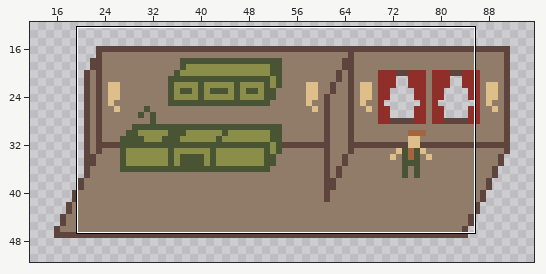
Two versions of one pixel-art file, Assets/Art/LevelArt/mockups.aseprite. The first picture is a wide view before the edit; the outline marks the close-up.
Close-up. Before:
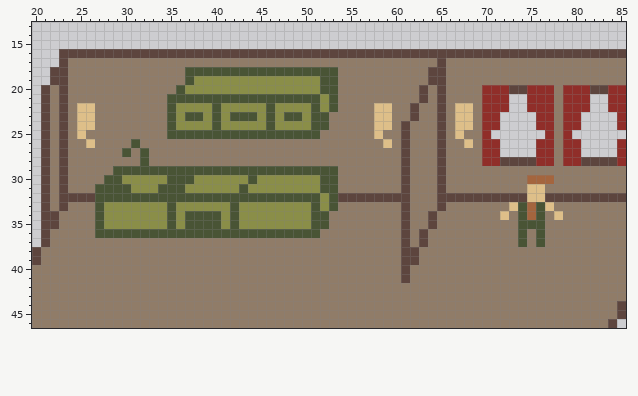
128x64 pixels, 1 frame. Shown: x 20..85, y 13..46. The wide view leaves out empty margins.
The same view after the edit:
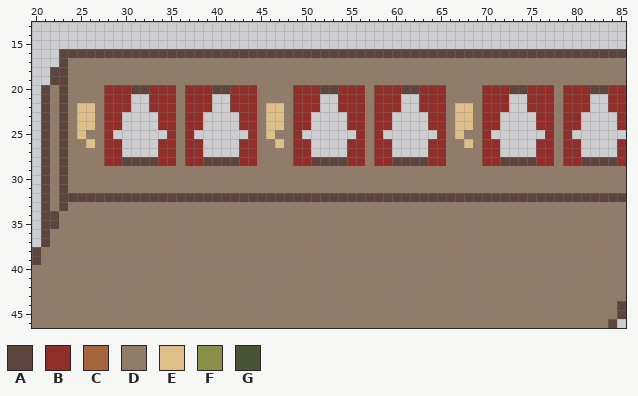
Palette (. is transparent): A #5d453e  B #902e29  C #a4653e  D #907c68  E #debf89  F #8a8e48  G #495435
Diff:
layer "Dining Car/traincar" now shown
layer "galley/traincar" now hidden
layer "galley/furniture" now hidden
layer "galley/people" now hidden
layer "galley/divider_wall" now hidden
@@ x 20..85 @@
 16 ...AAAAAAAAAAAAAAAAAAAAAAAAAAAAAAAAAAAAAAAAAAAAAAAAAAAAAAAAAAAAAAA
-17 ...ADDDDDDDDDDDDDDDDDDDDDDDDDDDDDDDDDDDDDDDDDADDDDDDDDDDDDDDDDDDDD
-18 ..AADDDDDDDDDDDDDGGGGGGGGGGGGGGGGGDDDDDDDDDDAADDDDDDDDDDDDDDDDDDDD
-19 ..AADDDDDDDDDDDDDGFFFFFFFFFFFFFFGGDDDDDDDDDDAADDDDDDDDDDDDDDDDDDDD
-20 .ADADDDDDDDDDDDDGFFFFFFFFFFFFFFFGGDDDDDDDDDADADDDDBBBAABBBDBBBAABB
-21 .ADADDDDDDDDDDDGGGGGGGGGGGGGGGGGFGDDDDDDDDDADADDDDBBB..BBBDBBB..BB
-22 .ADADEEDDDDDDDDGFFFFGFFFFFGFFFFGFGDDDDEEDDADDADEEDBBB..BBBDBBB..BB
-23 .ADADEEDDDDDDDDGFGGFGFGGGFGFGGFGGDDDDDEEDDADDADEEDBB....BBDBB....B
-24 .ADADEEDDDDDDDDGFFFFGFFFFFGFFFFGGDDDDDEEDADDDADEEDBB....BBDBB....B
-25 .ADADEDDDDDDDDDGGGGGGGGGGGGGGGGGDDDDDDEDDADDDADEDDB......BDB......
-26 .ADADDEDDDDGDDDDDDDDDDDDDDDDDDDDDDDDDDDEDADDDADDEDBB....BBDBB....B
-27 .ADADDDDDDGDGDDDDDDDDDDDDDDDDDDDDDDDDDDDDADDDADDDDBB....BBDBB....B
-28 .ADADDDDDDDDGDDDDDDDDDDDDDDDDDDDDDDDDDDDDADDDADDDDBBAAAABBDBBAAAAB
-29 .ADADDDDDGGGGGGGGGGGGGGGGGGGGGGGGGDDDDDDDADDDADDDDDDDDDDDDDDDDDDDD
-30 .ADADDDDGGFFFFFGGGFFFFFFGFFFFFFFGGDDDDDDDADDDADDDDDDDDDCCCDDDDDDDD
-31 .ADADDDGGGGFFFGGGFFFFFFGFFFFFFFFGGDDDDDDDADDDADDDDDDDDDEEDDDDDDDDD
-32 .ADAAAAGGGGGGGGGGGGGGGGGGGGGGGGGFGAAAAAAAADDDAAAAAAAAAAEEAAAAAAAAA
-33 .ADADDDGFFFFFFFGFFFFFFGFFFFFFFFGFGDDDDDDDADDDADDDDDDDEGCGEDDDDDDDD
-34 .AADDDDGFFFFFFFGFGGGGFGFFFFFFFFGGDDDDDDDDADDADDDDDDDEDGCGDEDDDDDDD
-35 .AADDDDGFFFFFFFGFGGGGFGFFFFFFFFGGDDDDDDDDADDADDDDDDDDDGGGDDDDDDDDD
-36 .ADDDDDGGGGGGGGGGGGGGGGGGGGGGGGGDDDDDDDDDADADDDDDDDDDDGDGDDDDDDDDD
-37 .ADDDDDDDDDDDDDDDDDDDDDDDDDDDDDDDDDDDDDDDADADDDDDDDDDDGDGDDDDDDDDD
-38 ADDDDDDDDDDDDDDDDDDDDDDDDDDDDDDDDDDDDDDDDAADDDDDDDDDDDDDDDDDDDDDDD
-39 ADDDDDDDDDDDDDDDDDDDDDDDDDDDDDDDDDDDDDDDDAADDDDDDDDDDDDDDDDDDDDDDD
-40 DDDDDDDDDDDDDDDDDDDDDDDDDDDDDDDDDDDDDDDDDADDDDDDDDDDDDDDDDDDDDDDDD
-41 DDDDDDDDDDDDDDDDDDDDDDDDDDDDDDDDDDDDDDDDDADDDDDDDDDDDDDDDDDDDDDDDD
+17 ...ADDDDDDDDDDDDDDDDDDDDDDDDDDDDDDDDDDDDDDDDDDDDDDDDDDDDDDDDDDDDDD
+18 ..AADDDDDDDDDDDDDDDDDDDDDDDDDDDDDDDDDDDDDDDDDDDDDDDDDDDDDDDDDDDDDD
+19 ..AADDDDDDDDDDDDDDDDDDDDDDDDDDDDDDDDDDDDDDDDDDDDDDDDDDDDDDDDDDDDDD
+20 .ADADDDDBBBAABBBDBBBAABBBDDDDBBBAABBBDBBBAABBBDDDDBBBAABBBDBBBAABB
+21 .ADADDDDBBB..BBBDBBB..BBBDDDDBBB..BBBDBBB..BBBDDDDBBB..BBBDBBB..BB
+22 .ADADEEDBBB..BBBDBBB..BBBDEEDBBB..BBBDBBB..BBBDEEDBBB..BBBDBBB..BB
+23 .ADADEEDBB....BBDBB....BBDEEDBB....BBDBB....BBDEEDBB....BBDBB....B
+24 .ADADEEDBB....BBDBB....BBDEEDBB....BBDBB....BBDEEDBB....BBDBB....B
+25 .ADADEDDB......BDB......BDEDDB......BDB......BDEDDB......BDB......
+26 .ADADDEDBB....BBDBB....BBDDEDBB....BBDBB....BBDDEDBB....BBDBB....B
+27 .ADADDDDBB....BBDBB....BBDDDDBB....BBDBB....BBDDDDBB....BBDBB....B
+28 .ADADDDDBBAAAABBDBBAAAABBDDDDBBAAAABBDBBAAAABBDDDDBBAAAABBDBBAAAAB
+29 .ADADDDDDDDDDDDDDDDDDDDDDDDDDDDDDDDDDDDDDDDDDDDDDDDDDDDDDDDDDDDDDD
+30 .ADADDDDDDDDDDDDDDDDDDDDDDDDDDDDDDDDDDDDDDDDDDDDDDDDDDDDDDDDDDDDDD
+31 .ADADDDDDDDDDDDDDDDDDDDDDDDDDDDDDDDDDDDDDDDDDDDDDDDDDDDDDDDDDDDDDD
+32 .ADAAAAAAAAAAAAAAAAAAAAAAAAAAAAAAAAAAAAAAAAAAAAAAAAAAAAAAAAAAAAAAA
+33 .ADADDDDDDDDDDDDDDDDDDDDDDDDDDDDDDDDDDDDDDDDDDDDDDDDDDDDDDDDDDDDDD
+34 .AADDDDDDDDDDDDDDDDDDDDDDDDDDDDDDDDDDDDDDDDDDDDDDDDDDDDDDDDDDDDDDD
+35 .AADDDDDDDDDDDDDDDDDDDDDDDDDDDDDDDDDDDDDDDDDDDDDDDDDDDDDDDDDDDDDDD
+36 .ADDDDDDDDDDDDDDDDDDDDDDDDDDDDDDDDDDDDDDDDDDDDDDDDDDDDDDDDDDDDDDDD
+37 .ADDDDDDDDDDDDDDDDDDDDDDDDDDDDDDDDDDDDDDDDDDDDDDDDDDDDDDDDDDDDDDDD
+38 ADDDDDDDDDDDDDDDDDDDDDDDDDDDDDDDDDDDDDDDDDDDDDDDDDDDDDDDDDDDDDDDDD
+39 ADDDDDDDDDDDDDDDDDDDDDDDDDDDDDDDDDDDDDDDDDDDDDDDDDDDDDDDDDDDDDDDDD
+40 DDDDDDDDDDDDDDDDDDDDDDDDDDDDDDDDDDDDDDDDDDDDDDDDDDDDDDDDDDDDDDDDDD
+41 DDDDDDDDDDDDDDDDDDDDDDDDDDDDDDDDDDDDDDDDDDDDDDDDDDDDDDDDDDDDDDDDDD
 42 DDDDDDDDDDDDDDDDDDDDDDDDDDDDDDDDDDDDDDDDDDDDDDDDDDDDDDDDDDDDDDDDDD
Changed places in both close-ups, as pixel boxes (x1, y1, x2, y2):
changed: (95, 58, 446, 283)
changed: (500, 175, 563, 247)
